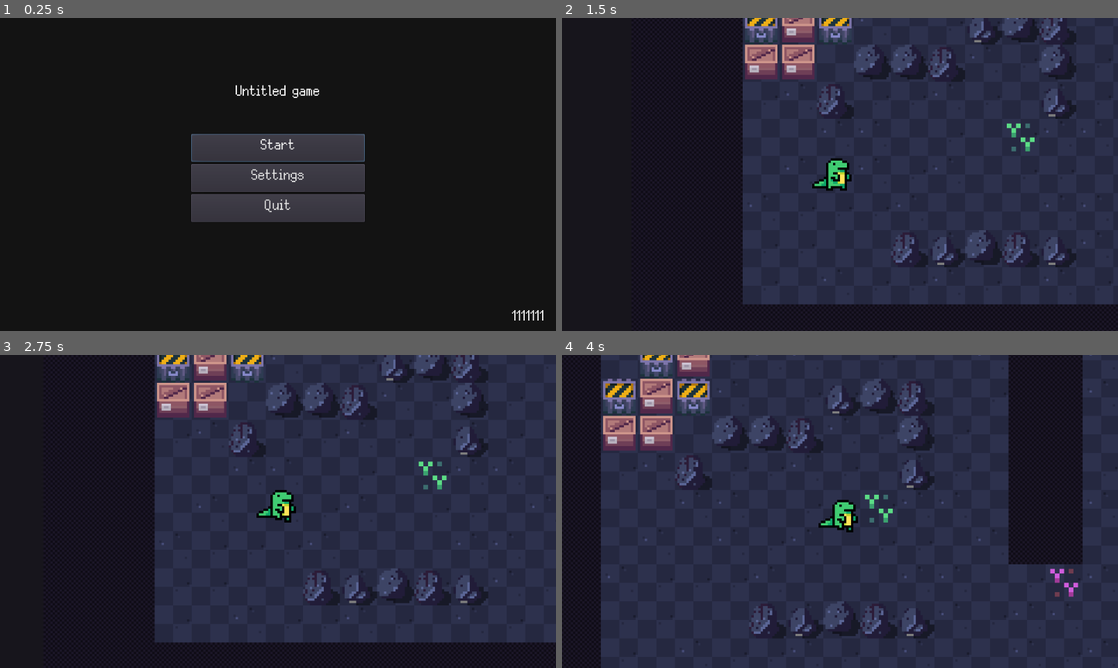
Above: before the commit, frames 1-4 (two rows, left to right).
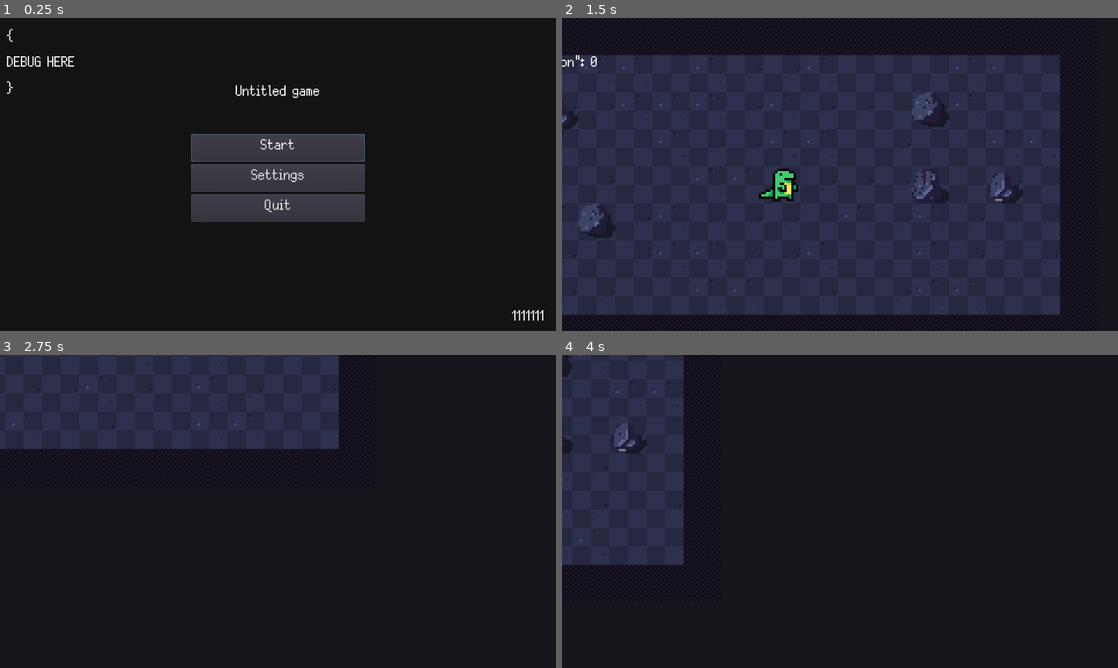
Above: after the commit, the same moments.

Repository: colinbellino/ai-and-games-2022
Game: Godot game, scene res://media/scenes/main.tscn
Two runs of this game, one before a commit and one after it. Both use one fixed random seed, a clock stepped at 60 frames per second and the inputs below.
Inputs (mouse positions are in pixels of both pictures, inside the frame that each line leads up to):
- Up to frame 1 (0.25 s): no input
- Up to frame 2 (1.5 s): click "Start" at 0.5 s; move the mouse to (840, 174) at 1.27 s; hold D (move_right) from 1.28 s (still down); click (840, 174) at 1.35 s
- Up to frame 3 (2.75 s): move the mouse to (455, 473) at 2.02 s; release D (move_right) at 2.03 s; hold S (move_down) from 2.03 s (still down); click (455, 473) at 2.1 s
- Up to frame 4 (4 s): move the mouse to (895, 442) at 2.77 s; release S (move_down) at 2.78 s; hold D (move_right) 2.78-3.53 s; click (895, 442) at 2.85 s; move the mouse to (1106, 567) at 3.52 s; hold Z (move_up) from 3.53 s (still down); click (1106, 567) at 3.6 s

The runs differ from the first frame. In frame 1, 0.2% of the frame differs, in the area x 1-14%, y 3-25%; in frame 2, 49%; in frame 3, 66%; in frame 4, 80%, in the area x 0-100%, y 0-100%.

Commit message:
Setup debug UI for emotion level stuff

Diff:
--- a/media/scenes/main.tscn
+++ b/media/scenes/main.tscn
@@ -1,7 +1,8 @@
-[gd_scene load_steps=4 format=2]
+[gd_scene load_steps=5 format=2]
 
 [ext_resource path="res://src/Game.gd" type="Script" id=1]
 [ext_resource path="res://media/scenes/ui/TitleUI.tscn" type="PackedScene" id=2]
+[ext_resource path="res://media/scenes/ui/DebugUI.tscn" type="PackedScene" id=3]
 [ext_resource path="res://media/scenes/ui/SettingsUI.tscn" type="PackedScene" id=4]
 
 [node name="Game" type="Node2D"]
@@ -11,6 +12,9 @@
 
 [node name="SettingsUI" parent="." instance=ExtResource( 4 )]
 layer = 2
+
+[node name="DebugUI" parent="." instance=ExtResource( 3 )]
+layer = 128
 
 [node name="SoundPlayer" type="AudioStreamPlayer" parent="."]
 unique_name_in_owner = true
--- /dev/null
+++ b/media/scenes/ui/DebugUI.tscn
@@ -0,0 +1,23 @@
+[gd_scene load_steps=3 format=2]
+
+[ext_resource path="res://media/main.theme" type="Theme" id=1]
+[ext_resource path="res://src/DebugUI.gd" type="Script" id=2]
+
+[node name="DebugUI" type="CanvasLayer"]
+unique_name_in_owner = true
+layer = 2
+follow_viewport_enable = true
+script = ExtResource( 2 )
+
+[node name="Dump" type="Label" parent="."]
+unique_name_in_owner = true
+anchor_left = 0.5
+anchor_right = 0.5
+margin_left = -468.0
+margin_top = 15.0
+margin_right = 60.0
+margin_bottom = 466.0
+theme = ExtResource( 1 )
+text = "{
+DEBUG HERE
+}"
--- a/project.godot
+++ b/project.godot
@@ -19,6 +19,11 @@
 "language": "GDScript",
 "path": "res://src/behaviours/Behaviour.gd"
 }, {
+"base": "CanvasLayer",
+"class": "DebugUI",
+"language": "GDScript",
+"path": "res://src/DebugUI.gd"
+}, {
 "base": "Behaviour",
 "class": "EmitStimulus",
 "language": "GDScript",
@@ -97,6 +102,7 @@
 _global_script_class_icons={
 "Attracted": "",
 "Behaviour": "",
+"DebugUI": "",
 "EmitStimulus": "",
 "Entity": "",
 "EntityAnimation": "",
--- /dev/null
+++ b/src/DebugUI.gd
@@ -0,0 +1,6 @@
+class_name DebugUI extends CanvasLayer
+
+var dump_label: Label
+
+func _ready() -> void:
+    dump_label = get_node("%Dump")
--- a/src/Game.gd
+++ b/src/Game.gd
@@ -17,6 +17,8 @@
     assert(Globals.ui_title != null, "Globals.ui_title not initialized correctly.")
     Globals.ui_settings = get_node("%SettingsUI")
     assert(Globals.ui_settings != null, "Globals.ui_settings not initialized correctly.")
+    Globals.ui_debug = get_node("%DebugUI")
+    assert(Globals.ui_debug != null, "Globals.ui_debug not initialized correctly.")
     Globals.camera = get_node("%MainCamera")
     assert(Globals.camera != null, "Globals.camera not initialized correctly.")
     Globals.audio_player_sound = get_node("%SoundPlayer")
@@ -89,7 +91,9 @@
             Globals.game_state_entered = true
             # Globals.creature.change_state(Enums.EntityStates.Asleep)
 
-        Globals.camera.position = Globals.creature.position * Globals.world.scale - get_viewport().size / 2
+        Globals.ui_debug.dump_label.text = JSON.print({
+            "emotion": Globals.emotion_level,
+        }, "  ")
 
         if Input.is_action_pressed("move_up"):
             Globals.camera.position.y -= 500.0 * delta
--- a/src/Globals.gd
+++ b/src/Globals.gd
@@ -29,10 +29,12 @@
 var game_state : int
 var game_state_entered : bool
 var game_state_exited : bool
+var emotion_level : int
 
 # Nodes
 var ui_title : TitleUI
 var ui_settings : SettingsUI
+var ui_debug : DebugUI
 var world : Node2D
 var current_level: Node2D
 var camera: Camera2D
Not shown, added: media/art/tiles/tileset_island.png.import
Not shown, changed: media/maps/world_0.ldtk
